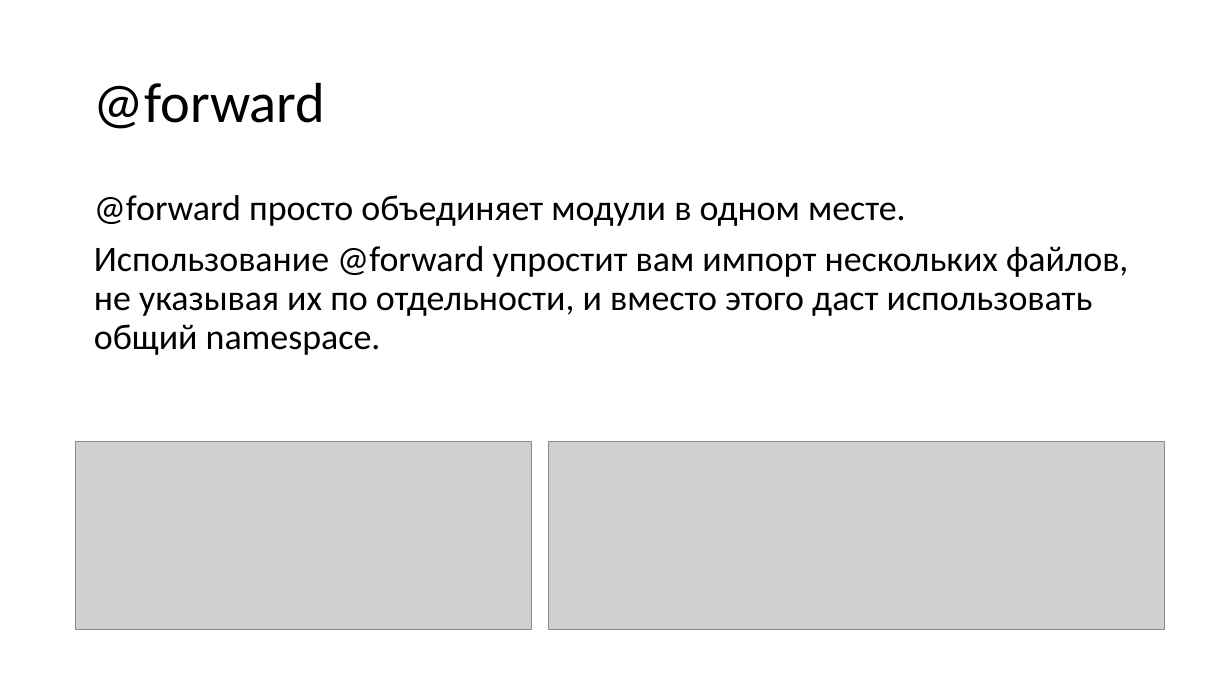
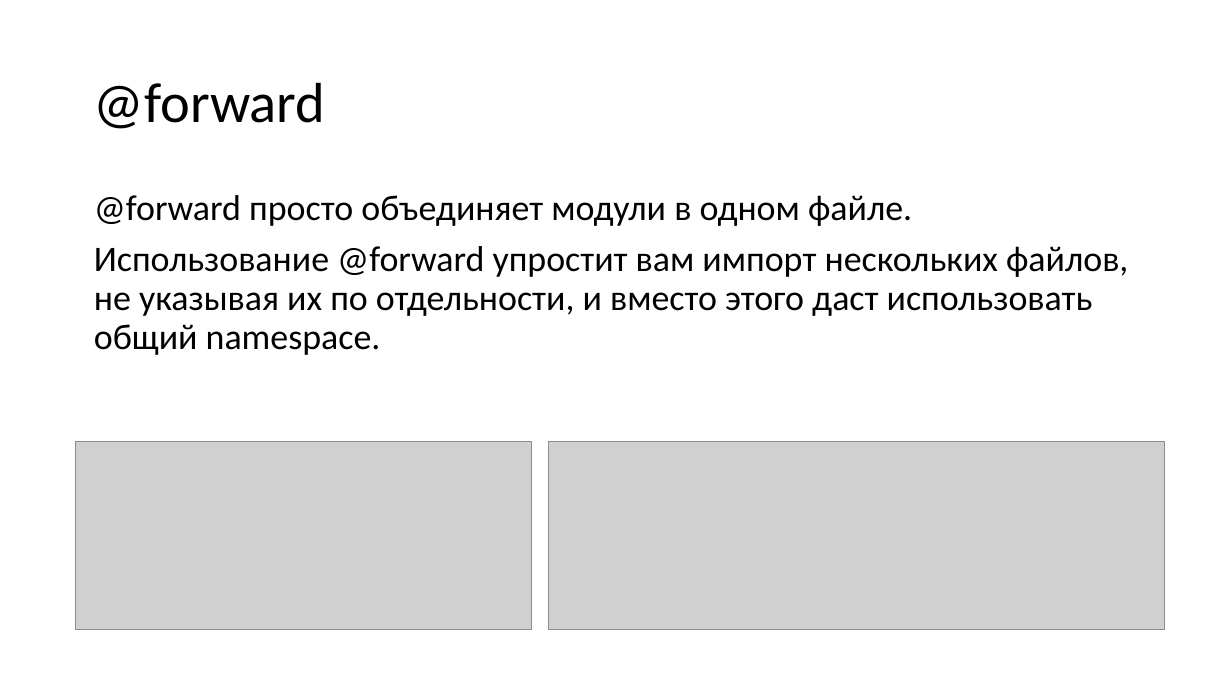
Before and after one commit to TalantRys/scss-study, a slide deck: slide 18 of sass.pptx (slide 17 before the commit). Drawn at 1232x693 pixels with LibreOffice and Linux fonts; fonts in the diff are those of the drawing; grey boxes stand for pictures. Boxes give left, top, right and bottom in pixels: in the first picture for what was removed or moved away, otherwise in the second. Text is boxed around its words. In the diff, an @@ line names an element or a change of style, - is before the commit and + after.

```diff
--- a/sass.pptx
+++ b/sass.pptx
@@ text at <box>94,195,912,226</box>: text changed @@
-@forward просто объединяет модули в одном месте.
+@forward просто объединяет модули в одном файле.
```
Also in this commit, not shown: 4 other slides changed, 9 slides added, 9 other files.
